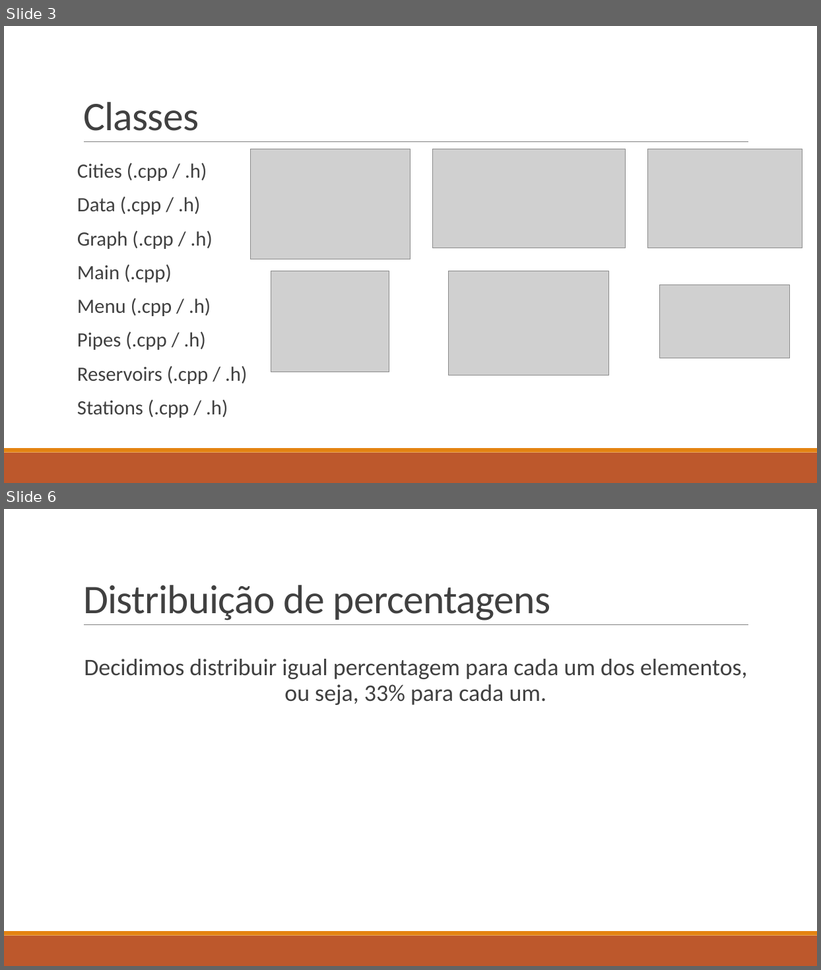
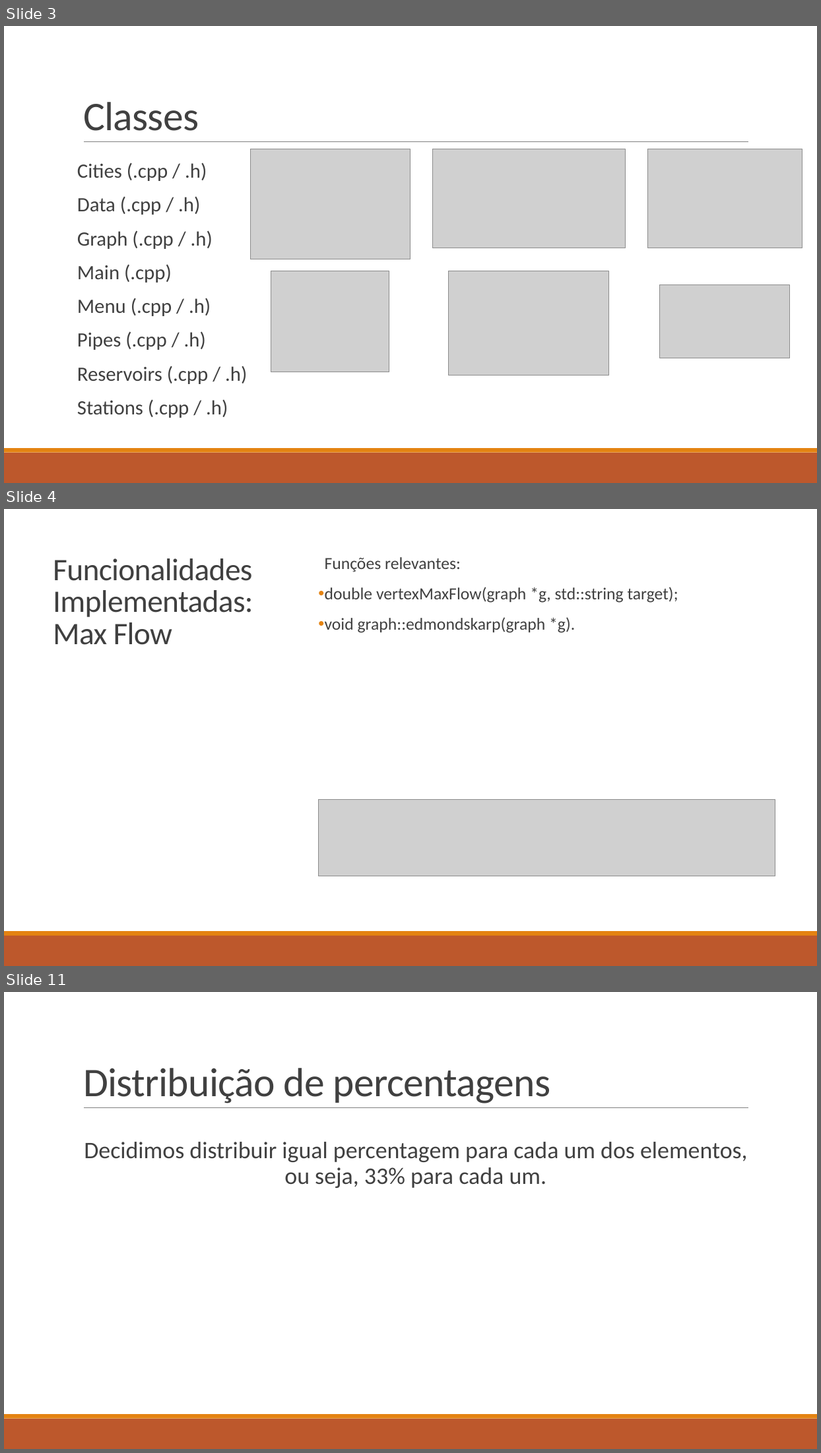
Before and after one commit to Eduarda34/FEUP-DA, a slide deck: Projeto 1 - DA.pptx. Shown one above the other, each under a label of ours: slides 3 and 6 before the commit, slides 3, 4 and 11 after it; the slides between them are not shown. The pictures are 821x970 and 821x1453 pixels, drawn with LibreOffice and Linux fonts; fonts in the diff are those of the drawing; grey boxes stand for pictures. Boxes give left, top, right and bottom in pixels: in the first picture for what was removed or moved away, otherwise in the second. Text is boxed around its words. In the diff, an @@ line names an element or a change of style, - is before the commit and + after.

```diff
--- a/Projeto 1 - DA.pptx
+++ b/Projeto 1 - DA.pptx
@@ slide 4 added at (x1=4, y1=509, x2=817, y2=966), background #FFFFFF @@
@@ rectangle added at (x1=4, y1=509, x2=817, y2=931), fill #FFFFFF @@
@@ title added at (x1=53, y1=559, x2=253, y2=645), 37 pt, text #404040 @@
+Funcionalidades Implementadas:
+Max Flow
@@ text added at (x1=325, y1=557, x2=679, y2=633), 20 pt, text #404040 @@
+  Funções relevantes:
+• double vertexMaxFlow(graph *g, std::string target);
+• void graph::edmondskarp(graph *g).
@@ picture added at (x1=318, y1=800, x2=775, y2=876) @@
@@ rectangle added at (x1=4, y1=931, x2=817, y2=936), fill #E48312 @@
@@ rectangle added at (x1=4, y1=936, x2=817, y2=966), fill #BD582C @@
@@ what was slide 6 is now slide 11 @@
```
Also in this commit, not shown: 1 slide changed, 5 other slides added, 1 slide removed.
